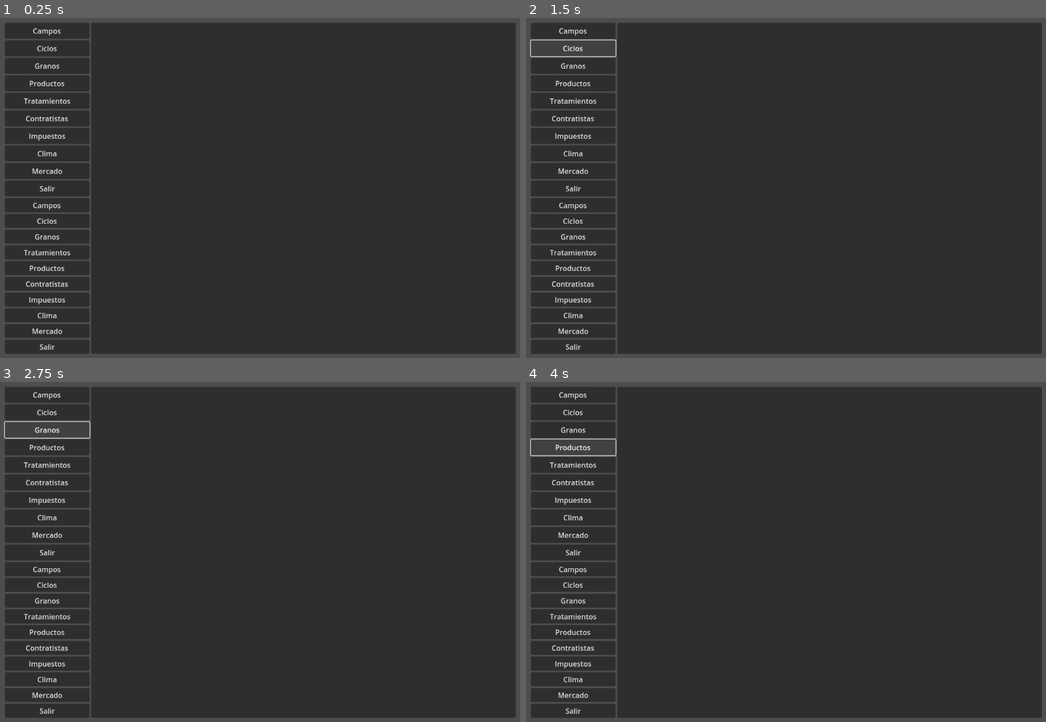
Above: before the commit, frames 1-4 (two rows, left to right).
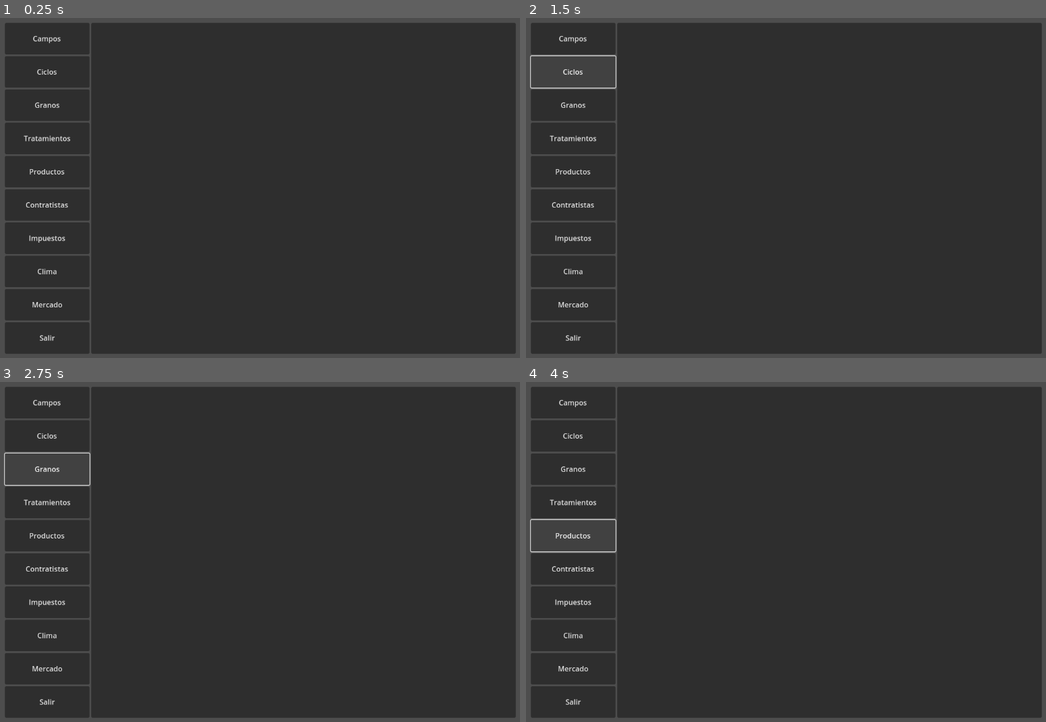
Above: after the commit, the same moments.

Repository: AleMinacori/gringoHelper
Game: Godot game, scene res://Components/layout.tscn
Same seed, same stepped clock (60 frames per second), same inputs: the game is played once before the commit and once after it. This scene is started directly instead of the project's main scene.
Inputs:
- Up to frame 1 (0.25 s): no input
- Up to frame 2 (1.5 s): click "Campos" at 0.5 s; click "Ciclos" at 1.25 s
- Up to frame 3 (2.75 s): click "Granos" at 2 s
- Up to frame 4 (4 s): click "Tratamientos" at 2.75 s; click "Productos" at 3.5 s

The runs differ from the first frame. In frame 1, 3.2% of the frame differs, in the area x 1-18%, y 2-98%; in frame 2, 3.2%; in frame 3, 3.3%, in the area x 0-18%, y 2-98%; in frame 4, 3.2%.

Commit message:
api en godot funcionando, limpieza godot

Diff:
--- a/GringoHelper/Components/Sidebar.tscn
+++ b/GringoHelper/Components/Sidebar.tscn
@@ -18,51 +18,61 @@
 grow_vertical = 2
 
 [node name="Campos" type="Button" parent="OptionContainer"]
+visible = false
 layout_mode = 2
 size_flags_vertical = 3
 text = "Campos"
 
 [node name="Ciclos" type="Button" parent="OptionContainer"]
+visible = false
 layout_mode = 2
 size_flags_vertical = 3
 text = "Ciclos"
 
 [node name="Granos" type="Button" parent="OptionContainer"]
+visible = false
 layout_mode = 2
 size_flags_vertical = 3
 text = "Granos"
 
 [node name="Productos" type="Button" parent="OptionContainer"]
+visible = false
 layout_mode = 2
 size_flags_vertical = 3
 text = "Productos"
 
 [node name="Tratamientos" type="Button" parent="OptionContainer"]
+visible = false
 layout_mode = 2
 size_flags_vertical = 3
 text = "Tratamientos"
 
 [node name="Contratistas" type="Button" parent="OptionContainer"]
+visible = false
 layout_mode = 2
 size_flags_vertical = 3
 text = "Contratistas"
 
 [node name="Impuestos" type="Button" parent="OptionContainer"]
+visible = false
 layout_mode = 2
 size_flags_vertical = 3
 text = "Impuestos"
 
 [node name="Clima" type="Button" parent="OptionContainer"]
+visible = false
 layout_mode = 2
 size_flags_vertical = 3
 text = "Clima"
 
 [node name="Mercado" type="Button" parent="OptionContainer"]
+visible = false
 layout_mode = 2
 size_flags_vertical = 3
 text = "Mercado"
 
 [node name="Salir" type="Button" parent="OptionContainer"]
+visible = false
 layout_mode = 2
 size_flags_vertical = 3
 text = "Salir"
--- a/GringoHelper/Form.gd
+++ b/GringoHelper/Components/layout.gd
@@ -1,16 +1,12 @@
-class_name Form extends VBoxContainer
+extends Control
 
-@onready var nombre :LineEdit = $Nombre
-@onready var area :LineEdit = $Area
-
+@onready var sidebar = get_node("HBoxContainer/Sidebar")
+@onready var content = get_node("HBoxContainer/Content")
 # Called when the node enters the scene tree for the first time.
 func _ready():
 	pass # Replace with function body.
 
+
 # Called every frame. 'delta' is the elapsed time since the previous frame.
 func _process(delta):
 	pass
-
-func _on_button_pressed():
-	print(nombre.text)
-	pass # Replace with function body.
--- a/GringoHelper/Components/sidebar.gd
+++ b/GringoHelper/Components/sidebar.gd
@@ -11,7 +11,7 @@
 	'Clima',
 	'Mercado',
 	'Salir'
-	]
+]
 
 var state = {
 	'optionSelected': null
@@ -23,8 +23,15 @@
 		var optionButton = Button.new()
 		optionButton.text = option
 		optionButton.name = option
+		optionButton.size_flags_vertical = 3
+		optionButton.connect('pressed', handle_pressed)
 		optionContainer.add_child(optionButton)
 
 # Called every frame. 'delta' is the elapsed time since the previous frame.
 func _process(delta: float) -> void:
 	pass
+
+func handle_pressed(name: String) -> void:
+	print(name)
+
+# https://docs.godotengine.org/en/stable/tutorials/best_practices/scene_organization.html
--- a/GringoHelper/CustomTile.gd
+++ b/GringoHelper/LoteEditionScripts/CustomTile.gd
@@ -4,7 +4,7 @@
 @export var asigned = false
 @export var group: int
 
-const UNSELECTED_GRASS = preload("res://unselected_grass.tres")
+const UNSELECTED_GRASS = preload("res://Assets/unselected_grass.tres")
 
 func _init(arg):
 	id = arg
--- a/GringoHelper/MainScripts/HTTP_TEST.gd
+++ /dev/null
@@ -1,14 +0,0 @@
-extends Button
-
-@onready var http_request = $"../../../../../HTTPRequest"
-
-const URL = "https://www.dnd5eapi.co"
-var page := "/api"
-
-
-func _on_pressed():
-	http_request.request(URL + page) # Replace with function body.
-
-
-func _on_request_completed(result, response_code, headers, body):
-	print(body.get_string_from_utf8()) # Replace with function body.
--- a/GringoHelper/MainScripts/Lote.gd
+++ /dev/null
@@ -1,14 +0,0 @@
-extends Button
-
-@onready var http_request = $"../../../../../HTTPRequest"
-
-const URL = "https://www.dnd5eapi.co"
-var page := "/api"
-
-
-func _on_pressed():
-	http_request.request(URL + page) # Replace with function body.
-
-
-func _on_request_completed(result, response_code, headers, body):
-	print(body.get_string_from_utf8()) # Replace with function body.
--- a/GringoHelper/MainScripts/Main.gd
+++ /dev/null
@@ -1,6 +0,0 @@
-extends Node2D
-
-@onready var grid = $Grid
-
-func _ready():
-	grid.generate_grid() # Replace with function body.
--- a/GringoHelper/Scenes/Main.tscn
+++ b/GringoHelper/Scenes/LoteEdition.tscn
@@ -1,25 +1,24 @@
-[gd_scene load_steps=6 format=3 uid="uid://dwvxi5mqbiujd"]
+[gd_scene load_steps=5 format=3 uid="uid://dwvxi5mqbiujd"]
 
-[ext_resource type="Script" path="res://MainScripts/LoteEdition.gd" id="1_u0q8k"]
-[ext_resource type="Script" path="res://MainScripts/Grid.gd" id="2_jayqm"]
-[ext_resource type="Script" path="res://MainScripts/Camera.gd" id="3_da6jb"]
-[ext_resource type="Script" path="res://LoteForm.gd" id="4_ky7rv"]
-[ext_resource type="Script" path="res://MainScripts/HTTP_TEST.gd" id="4_ty05l"]
+[ext_resource type="Script" path="res://LoteEditionScripts/LoteEdition.gd" id="1_mv1yy"]
+[ext_resource type="Script" path="res://LoteEditionScripts/Grid.gd" id="2_obbv2"]
+[ext_resource type="Script" path="res://LoteEditionScripts/Camera.gd" id="3_04dd1"]
+[ext_resource type="Script" path="res://LoteEditionScripts/LoteForm.gd" id="4_7uhtl"]
 
 [node name="LoteEdition" type="Node2D"]
-script = ExtResource("1_u0q8k")
+script = ExtResource("1_mv1yy")
 
 [node name="Grid" type="Node2D" parent="."]
 top_level = true
 z_index = 1
 position = Vector2(357, 84)
-script = ExtResource("2_jayqm")
+script = ExtResource("2_obbv2")
 height = 20
 
 [node name="Camera" type="Camera2D" parent="."]
 position = Vector2(2.08165e-12, 2.08165e-12)
 anchor_mode = 0
-script = ExtResource("3_da6jb")
+script = ExtResource("3_04dd1")
 
 [node name="CanvasLayer" type="CanvasLayer" parent="."]
 offset = Vector2(2.08165e-12, 2.08165e-12)
@@ -30,7 +29,7 @@
 anchors_preset = 0
 offset_right = 40.0
 offset_bottom = 40.0
-script = ExtResource("4_ky7rv")
+script = ExtResource("4_7uhtl")
 
 [node name="HBoxContainer" type="VBoxContainer" parent="CanvasLayer/LoteForm"]
 layout_mode = 0
@@ -71,21 +70,9 @@
 layout_mode = 2
 text = "Previsualizar"
 
-[node name="HTTPRequest" type="HTTPRequest" parent="."]
-
-[node name="HTPP_TEST" type="Button" parent="."]
-visible = false
-offset_left = 33.0
-offset_top = 37.0
-offset_right = 138.0
-offset_bottom = 68.0
-text = "Lote"
-script = ExtResource("4_ty05l")
-
 [connection signal="pressed" from="CanvasLayer/LoteForm/HBoxContainer/CrearLote" to="Grid" method="_on_crear_lote_pressed"]
 [connection signal="pressed" from="CanvasLayer/LoteForm/HBoxContainer/CrearLote" to="CanvasLayer/LoteForm" method="_on_crear_lote_pressed"]
 [connection signal="pressed" from="CanvasLayer/LoteForm/HBoxContainer/VBoxContainer/Cancelar" to="CanvasLayer/LoteForm" method="_on_cancelar_pressed"]
 [connection signal="pressed" from="CanvasLayer/LoteForm/HBoxContainer/VBoxContainer/Aceptar" to="Grid" method="_on_aceptar_pressed"]
 [connection signal="pressed" from="CanvasLayer/LoteForm/HBoxContainer/VBoxContainer/Aceptar" to="CanvasLayer/LoteForm" method="_on_aceptar_pressed"]
 [connection signal="pressed" from="CanvasLayer/LoteForm/HBoxContainer/Previsualizar" to="Grid" method="_on_previsualizar_pressed"]
-[connection signal="request_completed" from="HTTPRequest" to="HTPP_TEST" method="_on_request_completed"]
--- a/GringoHelper/Scenes/test.tscn
+++ b/GringoHelper/Scenes/test.tscn
@@ -1,8 +1,10 @@
-[gd_scene load_steps=4 format=3 uid="uid://16yqbon5ompn"]
+[gd_scene load_steps=6 format=3 uid="uid://16yqbon5ompn"]
 
-[ext_resource type="Texture2D" uid="uid://b6s8x0t4o5dlr" path="res://icon.svg" id="1_fywrn"]
+[ext_resource type="Texture2D" uid="uid://b6s8x0t4o5dlr" path="res://Test/icon.svg" id="1_fywrn"]
 [ext_resource type="Script" path="res://Test/Sprite2D.gd" id="2_p5y3x"]
 [ext_resource type="Script" path="res://Test/Form.gd" id="3_ah8vb"]
+[ext_resource type="Script" path="res://Scenes/toDelete.gd" id="5_4h3kc"]
+[ext_resource type="PackedScene" uid="uid://cr8vp416m406q" path="res://Utils/API/API.tscn" id="5_lx5as"]
 
 [node name="Node2D" type="Node2D"]
 
@@ -47,4 +49,13 @@
 [node name="Button" type="Button" parent="HBoxContainer"]
 layout_mode = 2
 
+[node name="Button" type="Button" parent="."]
+offset_right = 8.0
+offset_bottom = 8.0
+text = "API"
+script = ExtResource("5_4h3kc")
+
+[node name="Api" parent="." instance=ExtResource("5_lx5as")]
+
 [connection signal="pressed" from="Form/Button" to="Form" method="_on_button_pressed"]
+[connection signal="pressed" from="Button" to="Button" method="_on_pressed"]
--- a/GringoHelper/Test/Form.gd
+++ b/GringoHelper/Test/Form.gd
@@ -1,4 +1,4 @@
-class_name Form extends VBoxContainer
+class_name Forma extends VBoxContainer
 
 @onready var nombre :LineEdit = $Nombre
 @onready var area :LineEdit = $Area
--- /dev/null
+++ b/GringoHelper/Utils/API/API.tscn
@@ -0,0 +1,8 @@
+[gd_scene load_steps=2 format=3 uid="uid://cr8vp416m406q"]
+
+[ext_resource type="Script" path="res://Utils/API/api.gd" id="1_3816h"]
+
+[node name="Api" type="HTTPRequest"]
+script = ExtResource("1_3816h")
+
+[connection signal="request_completed" from="." to="." method="_on_request_completed"]
--- /dev/null
+++ b/GringoHelper/Utils/API/api.gd
@@ -0,0 +1,31 @@
+# Para usar este script hay que agregar la escena API a la escena donde se quiera utilizar y
+# relacionarlo al script que lo quiera invocar (un botton por ejemplo)
+class_name Api extends HTTPRequest
+
+@onready var http_request = $"."
+
+const DOMAIN = 'http://localhost:3000/'
+const HEADERS = ["Content-Type: application/json"]
+
+func _on_send_request(path: String, method: String = 'GET', body = null):
+	var url = DOMAIN + path
+	var data = null
+	if body:
+		data = JSON.stringify(body)
+	match method:
+		'GET':
+			print('get method', url)
+			http_request.request(url, HEADERS, HTTPClient.METHOD_GET)
+		'POST':
+			print('post method')
+			http_request.request(url, HEADERS, HTTPClient.METHOD_POST, data)
+		'PUT':
+			print('put method')
+			http_request.request(url, HEADERS, HTTPClient.METHOD_PUT, data)
+		'DELETE':
+			print('delete method')
+			http_request.request(url, HEADERS, HTTPClient.METHOD_DELETE, data)
+
+
+func _on_request_completed(result, response_code, headers, body):
+	print(body.get_string_from_utf8()) # Replace with function body.
--- a/GringoHelper/project.godot
+++ b/GringoHelper/project.godot
@@ -11,9 +11,9 @@
 [application]
 
 config/name="GringoHelper"
-run/main_scene="res://Scenes/Main.tscn"
-config/features=PackedStringArray("4.3", "Forward Plus")
-config/icon="res://icon.svg"
+run/main_scene="res://Scenes/LoteEdition.tscn"
+config/features=PackedStringArray("4.2", "Forward Plus")
+config/icon="res://Test/icon.svg"
 
 [display]
 
Renamed: GringoHelper/unselected_grass.tres -> GringoHelper/Assets/unselected_grass.tres
Renamed: GringoHelper/MainScripts/Camera.gd -> GringoHelper/LoteEditionScripts/Camera.gd
Renamed: GringoHelper/MainScripts/Grid.gd -> GringoHelper/LoteEditionScripts/Grid.gd
Renamed: GringoHelper/Lote.gd -> GringoHelper/LoteEditionScripts/Lote.gd
Renamed: GringoHelper/MainScripts/LoteEdition.gd -> GringoHelper/LoteEditionScripts/LoteEdition.gd
Renamed: GringoHelper/LoteForm.gd -> GringoHelper/LoteEditionScripts/LoteForm.gd
Renamed: GringoHelper/TextureButton.gd -> GringoHelper/LoteEditionScripts/TextureButton.gd
Binary file removed: GringoHelper/MainScripts/white_test.png
Not shown, removed: GringoHelper/MainScripts/white_test.png.import
Renamed: GringoHelper/icon.svg -> GringoHelper/Test/icon.svg
Not shown, changed: GringoHelper/Test/icon.svg.import
Not shown, removed: GringoHelper/icon.svg.import
(and 3 more such lines)
